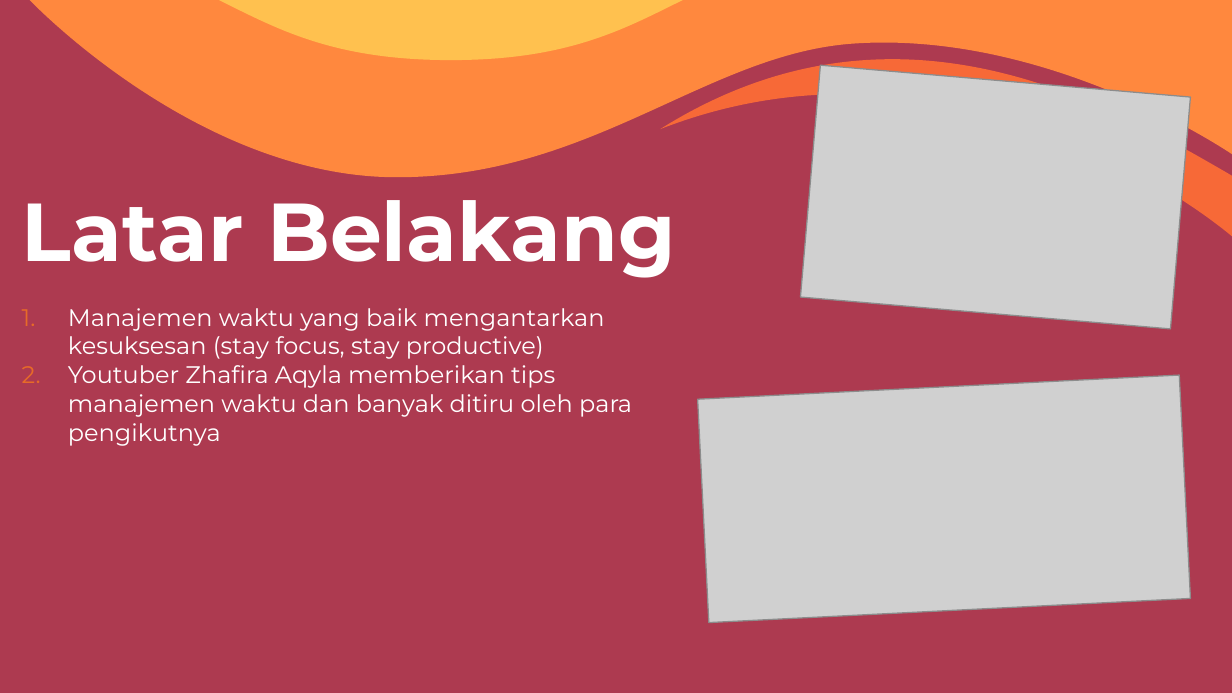
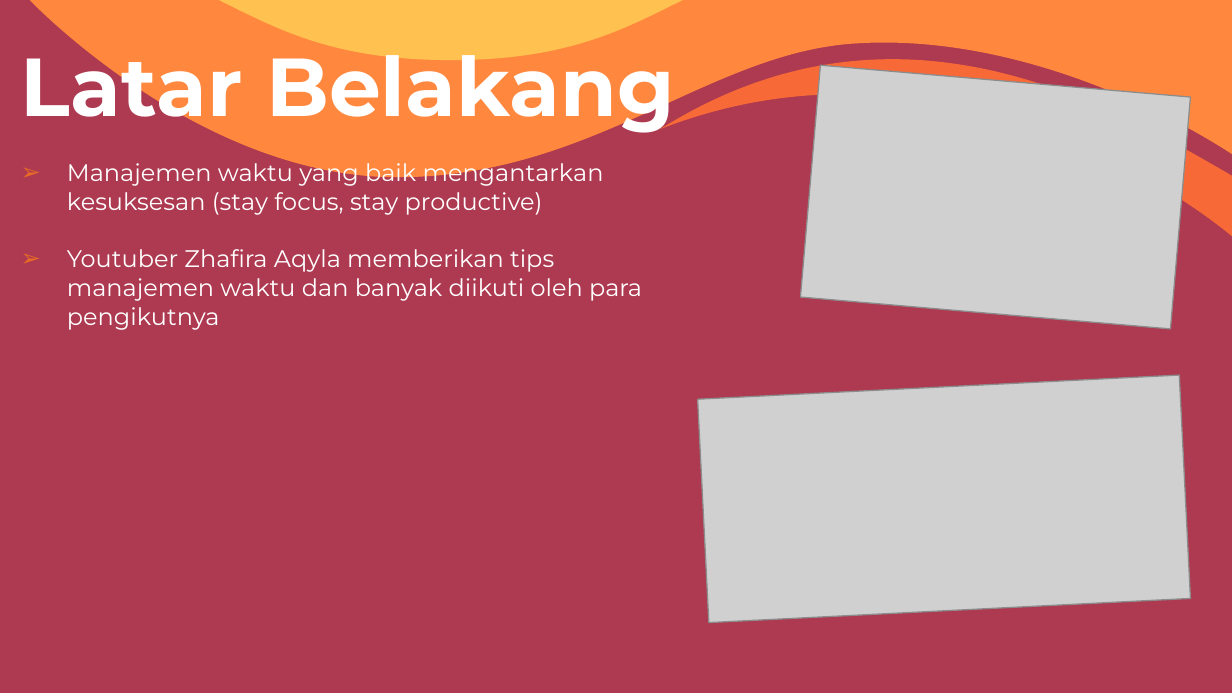
Before and after one commit to shintafiaa/Kampus-Merdeka-Capstone-Project-Dream-Reacher, a slide deck: slide 2 of Dream Reacher App Presentation.pptx. Drawn at 1232x693 pixels with LibreOffice and Linux fonts; fonts in the diff are those of the drawing; grey boxes stand for pictures. Boxes give left, top, right and bottom in pixels: in the first picture for what was removed or moved away, otherwise in the second. Text is boxed around its words. In the diff, an @@ line names an element or a change of style, - is before the commit and + after.

```diff
--- a/Dream Reacher App Presentation.pptx
+++ b/Dream Reacher App Presentation.pptx
@@ title "Latar Belakang" rewrapped from <box>22,200,676,278</box> to <box>21,37,675,136</box> @@
@@ subtitle "Manajemen waktu yang baik mengantarkan ...": place and size @@
-subtitle "Manajemen waktu yang baik mengantarkan ..." at <box>68,308,632,417</box>
+subtitle "Manajemen waktu yang baik mengantarkan ..." at <box>67,158,642,330</box>
@@ subtitle at <box>67,158,604,215</box>: bullet 1. to ➢ @@
@@ subtitle at <box>67,249,642,330</box>: text changed @@
-2. Youtuber Zhafira Aqyla memberikan tips manajemen waktu dan banyak ditiru oleh para pengikutnya
+➢ Youtuber Zhafira Aqyla memberikan tips manajemen waktu dan banyak diikuti oleh para pengikutnya
```
Also in this commit, not shown: 4 other slides changed, 1 other file.
